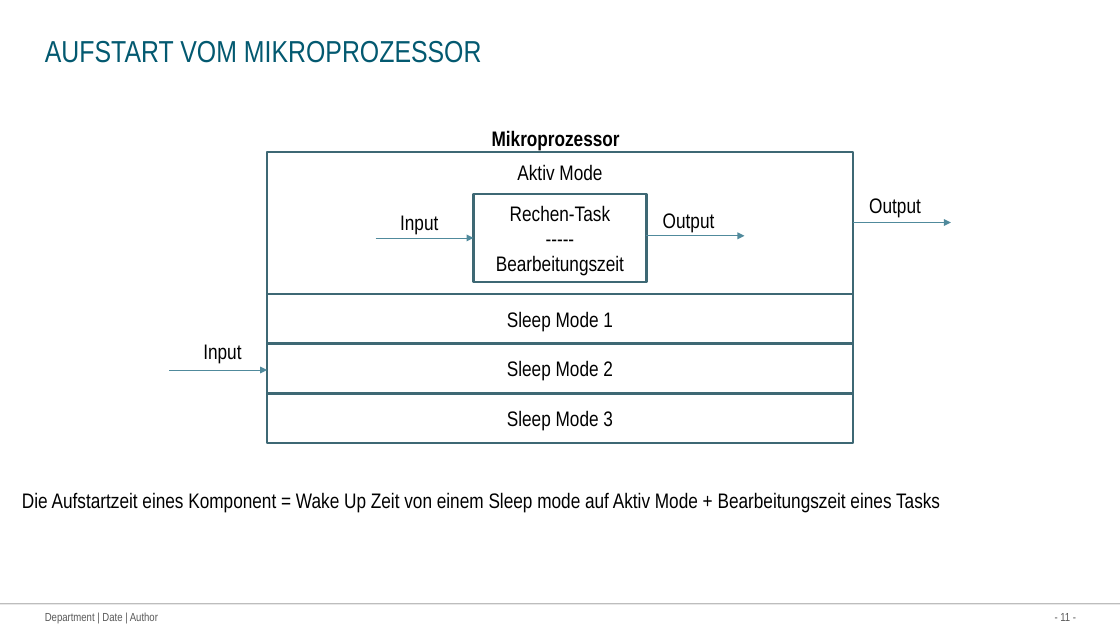
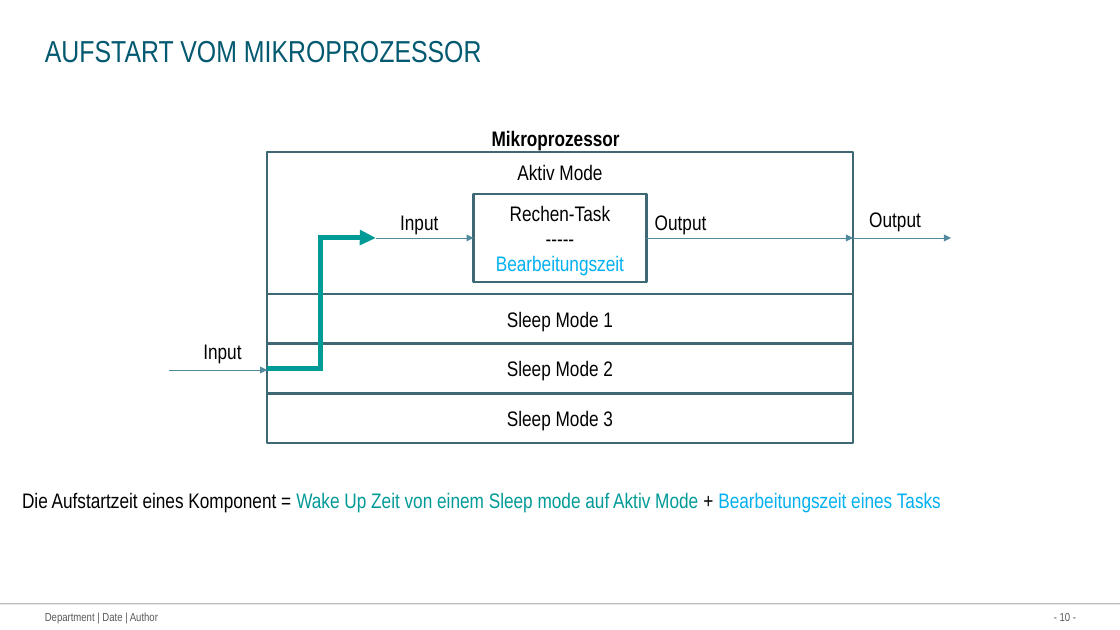
Before and after one commit to lcxone1/github-repo, a slide deck: slide 10 of 20230109_Midterm.pptx (slide 11 before the commit). Drawn at 1120x630 pixels with LibreOffice and Linux fonts; fonts in the diff are those of the drawing. Boxes give left, top, right and bottom in pixels: in the first picture for what was removed or moved away, otherwise in the second. Text is boxed around its words. In the diff, an @@ line names an element or a change of style, - is before the commit and + after.

```diff
--- a/20230109_Midterm.pptx
+++ b/20230109_Midterm.pptx
@@ text "Output": place and size @@
-text "Output" at (663, 213, 715, 233)
+text "Output" at (655, 215, 707, 235)
@@ text "Output": place and size @@
-text "Output" at (869, 198, 921, 218)
+text "Output" at (869, 212, 921, 232)
@@ elbow arrow added from (267, 369) to (376, 238), #009A97 4.5 pt @@
@@ arrow moved from (647, 236) - (744, 236) to (647, 238) - (853, 238) @@
@@ arrow moved from (853, 223) - (951, 223) to (853, 238) - (951, 238) @@
@@ text in rectangle at (496, 255, 624, 276): text colour #000000 to #00B0F0 in "Bearbeitungszeit" @@
@@ text "Die Aufstartzeit eines Komponent = ..." at (22, 492, 941, 513): text colour #000000 to #009A97 in "Wake Up Zeit von einem Sleep mode ..."; text colour #000000 to #00B0F0 in "Bearbeitungszeit eines Tasks" @@
@@ page number at (1060, 613, 1071, 621): text changed @@
-- 11 -
+- 10 -
```
Also in this commit, not shown: 6 other slides changed, 2 slides added, 2 slides removed.
